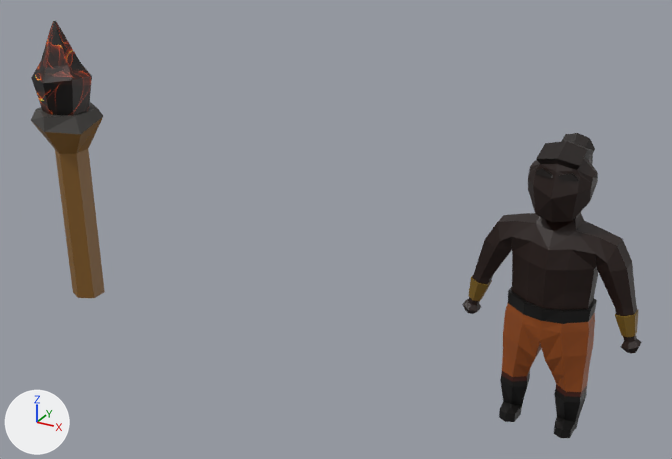
The Blender file SourceAssets/Props/Torches/TorchProps.blend as it was, and as the next commit left it.
Camera for both pictures: a 50 mm lens placed at (2.149, -2.119, 1.505), pointed at (0.957, 0.047, 0.422). The axes (+X, +Y, +Z) are drawn at lower left. The lights are the same throughout. The picture after the commit comes second.

Before the edit, the objects in view are built like this:
```python
me_circle = bpy.data.meshes.new('Circle')
me_circle.from_pydata(...)  # 54 vertices, 52 faces; spans x -1.49..1.59, y -1.57..1.82, z 0.0..13.73
# faces by material slot: [28, 24]
me_circle.materials.append(mat_material)  # picture img_colorpalette_png_002
me_circle.materials.append(mat_material_001)  # picture img_firenoise2_tga
me_circle_008 = bpy.data.meshes.new('Circle.008')
me_circle_008.from_pydata(...)  # 251 vertices, 229 faces; spans x -23.5..0.0, y -7.4..15.3, z 0.0..80.3
me_circle_008.materials.append(mat_material_001)  # picture img_firenoise2_tga
ob_circle = bpy.data.objects.new('Circle', me_circle)
ob_circle.location = (0.0, 0.0, 0.0)
ob_circle.scale = (0.0683, 0.0683, 0.0683)
ob_nativeman01 = bpy.data.objects.new('NativeMan01', me_circle_008)
ob_nativeman01.location = (1.607, 0.0, 0.0)
ob_nativeman01.scale = (0.01, 0.01, 0.01)
_m = ob_nativeman01.modifiers.new('Mirror', 'MIRROR')
_m.use_clip = True
```
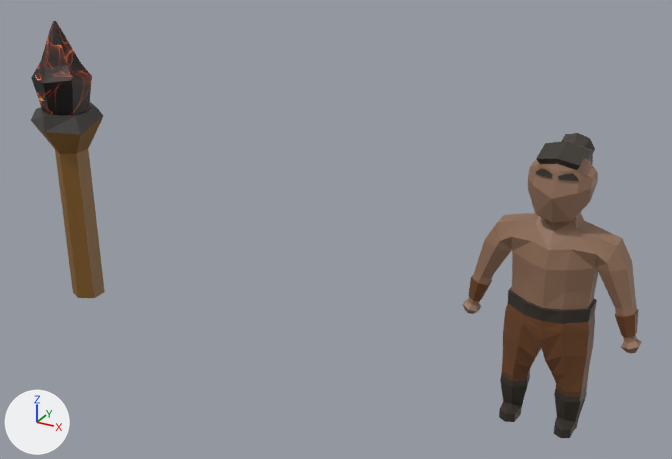
Commit message: First draft of torch material

Pixel boxes [x1, y1, x2, y2] of what changed, in the pictures (672 x 459 px):
'NativeMan01', recoloured (black to brown)
    both: [462, 133, 641, 438]

Diff of the bpy script that builds the scene:
```diff
--- a/SourceAssets/Props/Torches/TorchProps.blend.py
+++ b/SourceAssets/Props/Torches/TorchProps.blend.py
@@ me_circle_008 @@
 me_circle_008.from_pydata(...)  # 251 vertices, 229 faces; spans x -23.5..0.0, y -7.4..15.3, z 0.0..80.3
-me_circle_008.materials.append(mat_material_001)  # picture img_firenoise2_tga
+me_circle_008.materials.append(mat_material)  # picture img_colorpalette_png_002
```
